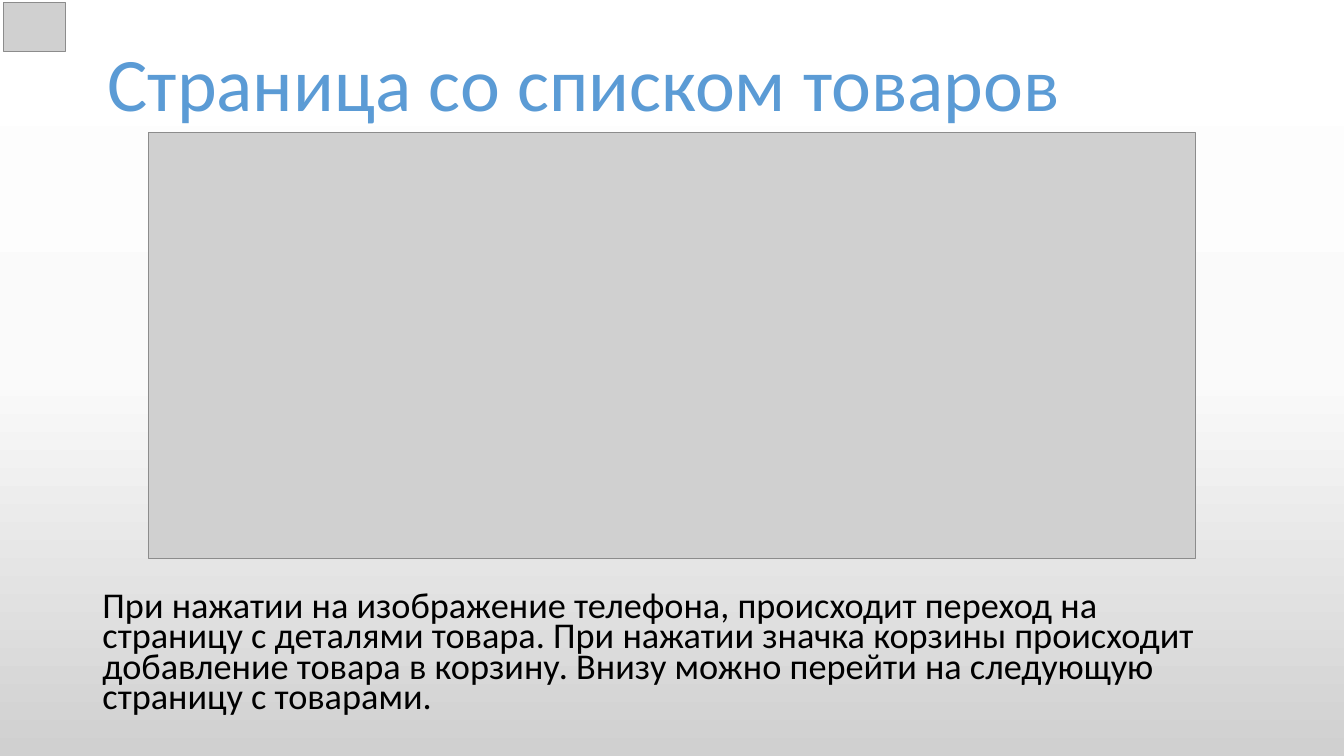
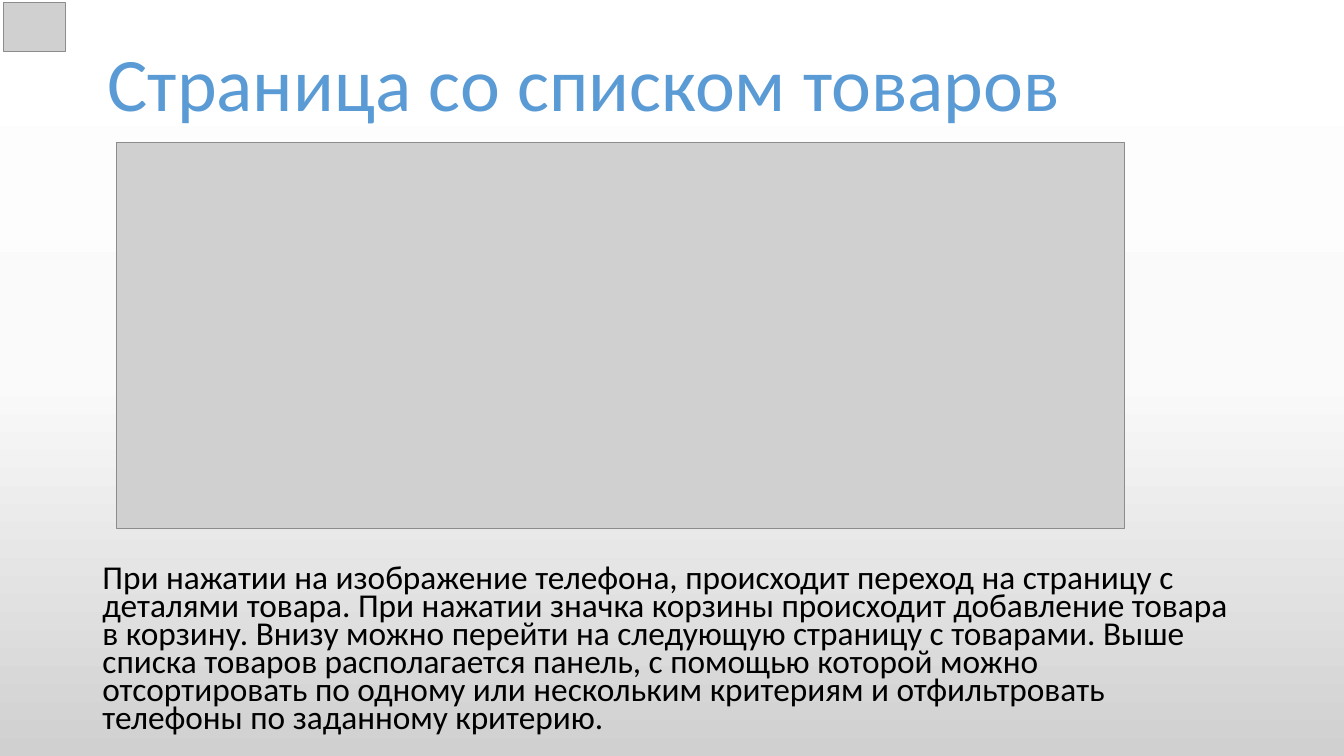
Before and after one commit to alexusievich/DemoProject, a slide deck: slide 6 of Project presentation.pptx. Drawn at 1344x756 pixels with LibreOffice and Linux fonts; fonts in the diff are those of the drawing; grey boxes stand for pictures. Boxes give left, top, right and bottom in pixels: in the first picture for what was removed or moved away, otherwise in the second. Text is boxed around its words. In the diff, an @@ line names an element or a change of style, - is before the commit and + after.

```diff
--- a/Project presentation.pptx
+++ b/Project presentation.pptx
@@ picture: place and size @@
-picture at [149, 132, 1196, 558]
+picture at [117, 142, 1125, 528]
@@ text at [102, 566, 1227, 735]: text changed; size 25.9 to 23.8 pt @@
-При нажатии на изображение телефона, происходит переход на страницу с деталями товара. При нажатии значка корзины происходит добавление товара в корзину. Внизу можно перейти на следующую страницу с товарами.
+При нажатии на изображение телефона, происходит переход на страницу с деталями товара. При нажатии значка корзины происходит добавление товара в корзину. Внизу можно перейти на следующую страницу с товарами. Выше списка товаров располагается панель, с помощью которой можно отсортировать по одному или нескольким критериям и отфильтровать телефоны по заданному критерию.
```
Also in this commit, not shown: 8 other slides changed, 3 slides added, 1 slide removed, 3 other files.
